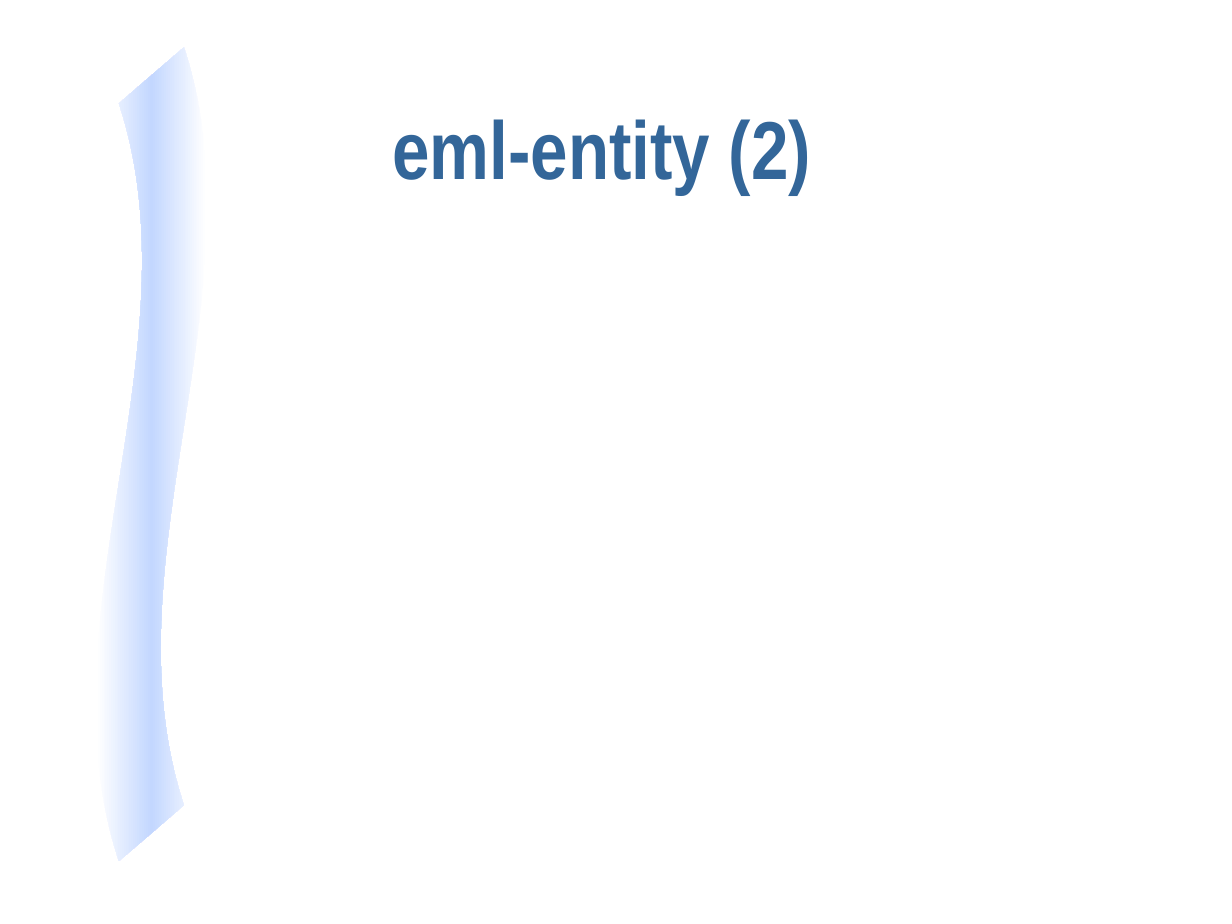
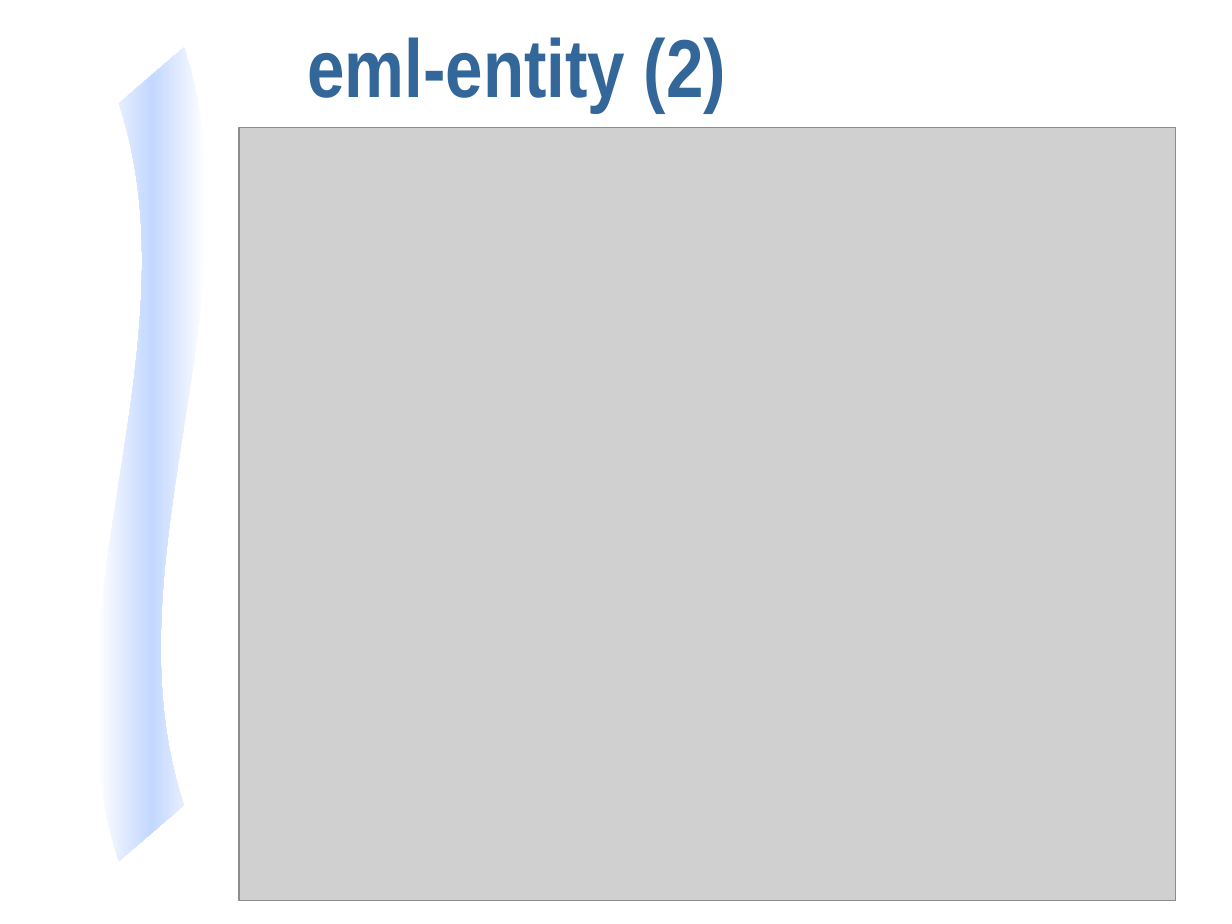
Before and after one commit to NCEAS/eml, a slide deck: slide 37 of display/eml-overview-200010402.ppt. Drawn at 1232x924 pixels with LibreOffice and Linux fonts; fonts in the diff are those of the drawing; grey boxes stand for pictures. Boxes give left, top, right and bottom in pixels: in the first picture for what was removed or moved away, otherwise in the second. Text is boxed around its words. In the diff, an @@ line names an element or a change of style, - is before the commit and + after.

```diff
--- a/display/eml-overview-200010402.ppt
+++ b/display/eml-overview-200010402.ppt
@@ title "eml-entity (2)": place and size @@
-title "eml-entity (2)" at (392, 119, 811, 194)
+title "eml-entity (2)" at (307, 37, 726, 112)
@@ picture added at (239, 128, 1175, 901) @@
```
Also in this commit, not shown: 5 other slides changed, 1 slide added.
